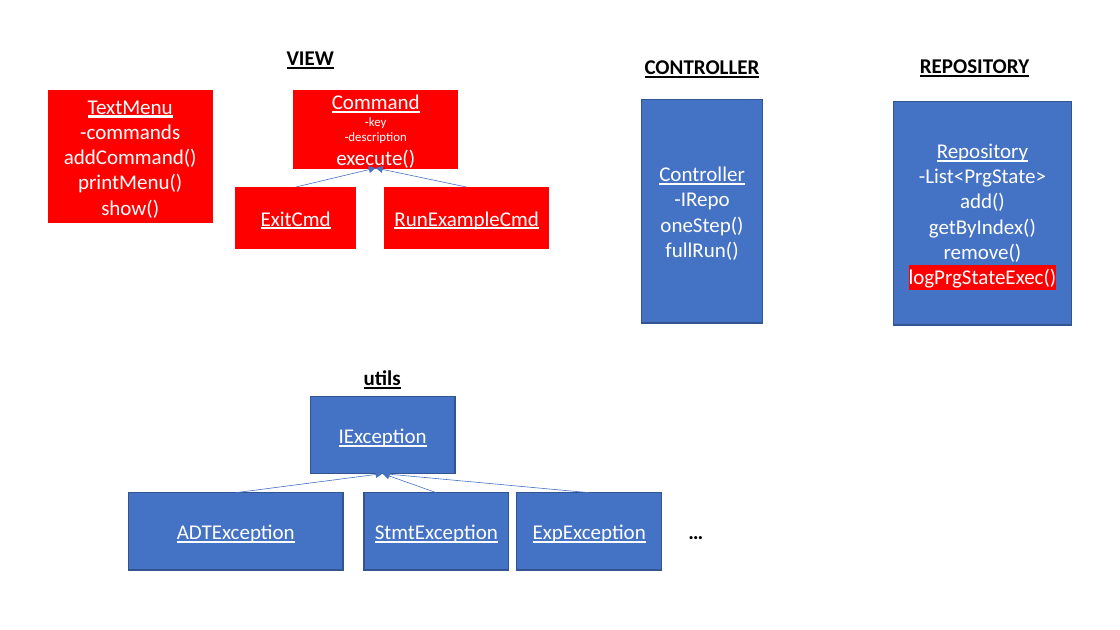
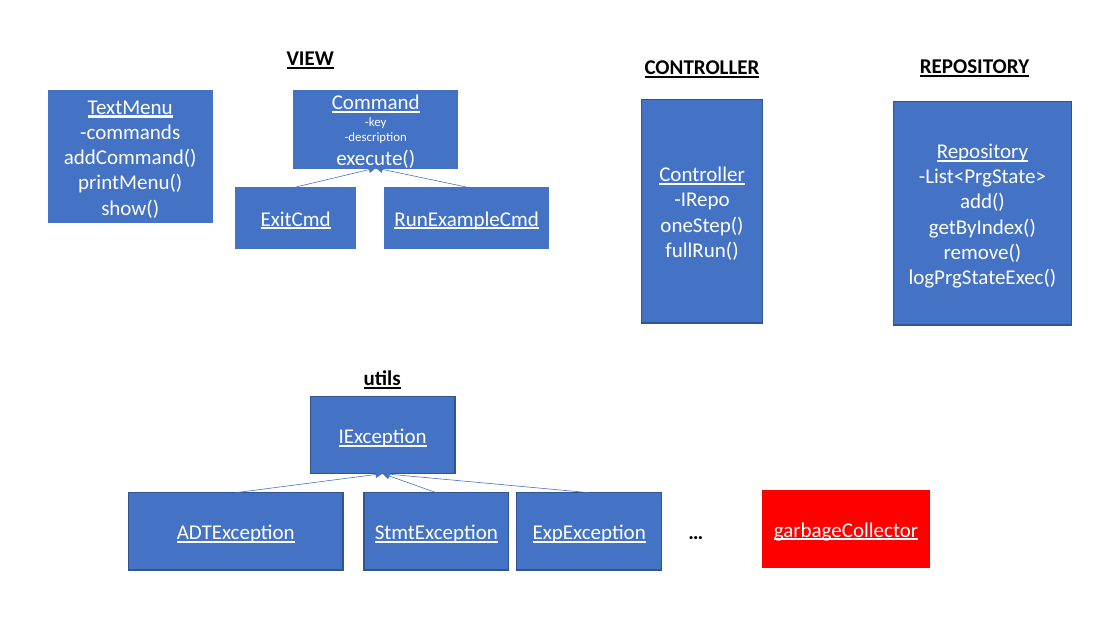
Before and after one commit to stoiag/MAP-2023-2024, a slide deck: slide 2 of interpreter_project_structure.pptx. Drawn at 1120x630 pixels with LibreOffice and Linux fonts; fonts in the diff are those of the drawing. Boxes give left, top, right and bottom in pixels: in the first picture for what was removed or moved away, otherwise in the second. Text is boxed around its words. In the diff, an @@ line names an element or a change of style, - is before the commit and + after.

```diff
--- a/interpreter_project_structure.pptx
+++ b/interpreter_project_structure.pptx
@@ fill #FF0000 to #4472C4; outline #FF0000 1 pt to #4472C4 1 pt in 4 elements at bbox=[294, 90, 458, 168], bbox=[48, 90, 212, 222], bbox=[236, 187, 355, 249], bbox=[385, 187, 549, 249] @@
@@ text in rectangle at bbox=[909, 269, 1057, 288]: highlight #FF0000 to none in "logPrgStateExec()" @@
@@ rectangle added at bbox=[763, 490, 929, 567], fill #FF0000, outline #FF0000 1 pt, 18 pt, text #FFFFFF, underline @@
+garbageCollector
```
Also in this commit, not shown: 1 other slide changed.
